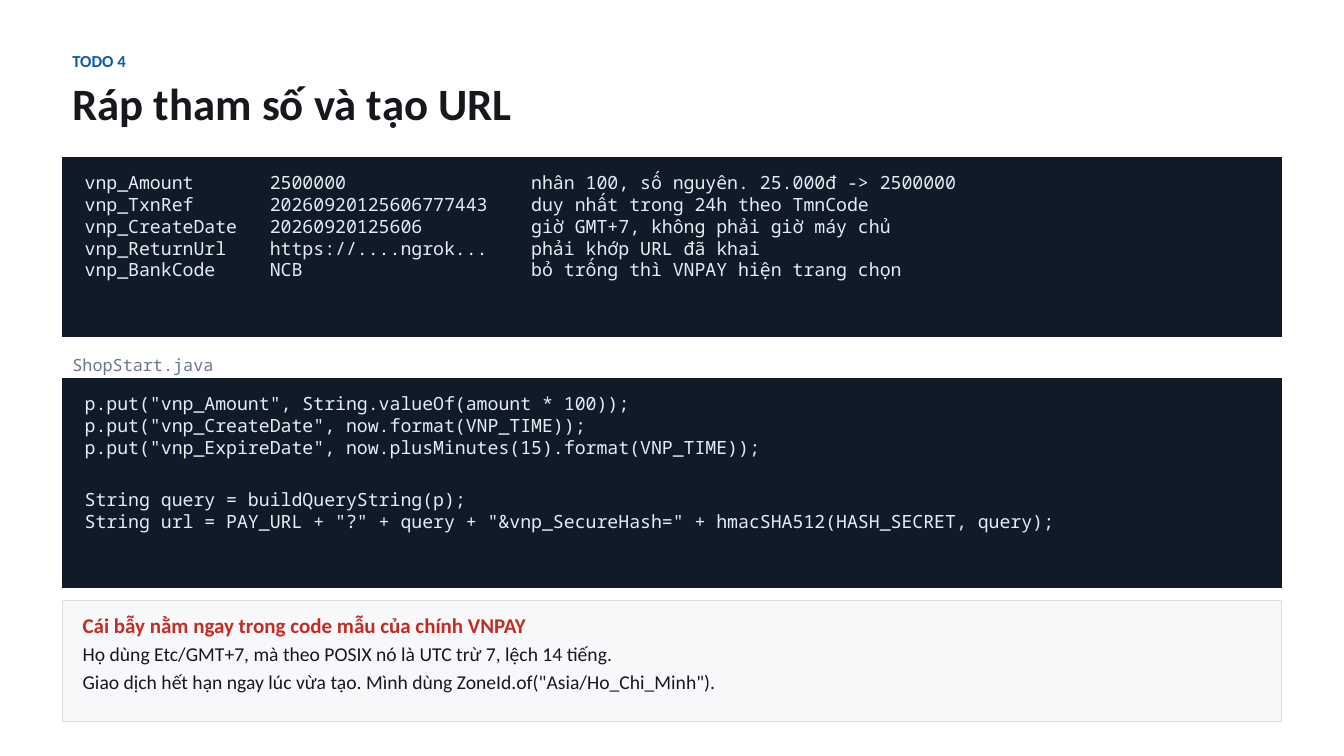
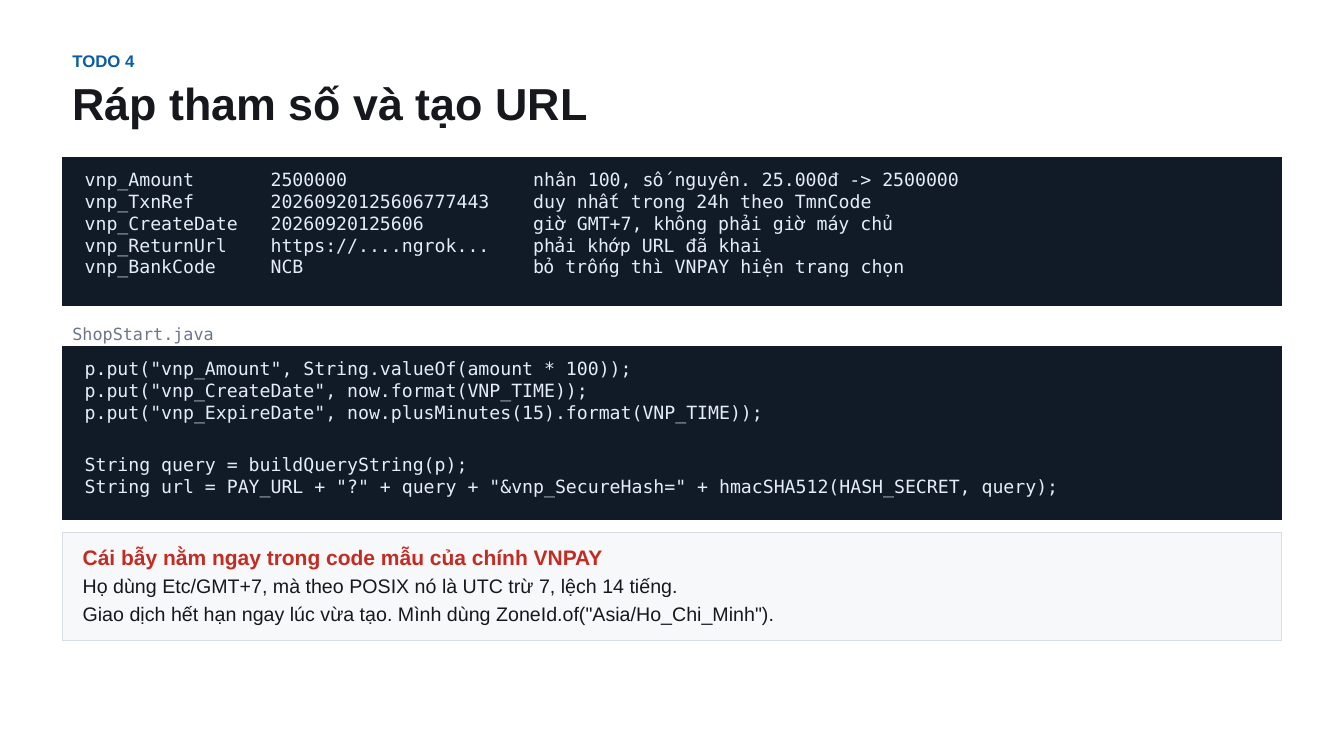
Before and after one commit to conchocon154/vnpay-seminar, a slide deck: slide 9 of VNPAY-seminar.pptx. Drawn at 1344x756 pixels with LibreOffice and Linux fonts; fonts in the diff are those of the drawing. Boxes give left, top, right and bottom in pixels: in the first picture for what was removed or moved away, otherwise in the second. Text is boxed around its words. In the diff, an @@ line names an element or a change of style, - is before the commit and + after.

```diff
--- a/VNPAY-seminar.pptx
+++ b/VNPAY-seminar.pptx
@@ text "TODO 4" at bbox=[72, 55, 587, 129]: font Calibri to Arial @@
@@ rectangle "vnp_Amount 2500000 nhân 100, số ...": place and size @@
-rectangle "vnp_Amount 2500000 nhân 100, số ..." at bbox=[63, 157, 1281, 337]
+rectangle "vnp_Amount 2500000 nhân 100, số ..." at bbox=[63, 157, 1281, 306]
@@ text "ShopStart.java": place and size @@
-text "ShopStart.java" at bbox=[72, 358, 213, 375]
+text "ShopStart.java" at bbox=[72, 327, 213, 344]
@@ font Noto Sans Mono to DejaVu Sans Mono in 3 elements at bbox=[63, 157, 1281, 306], bbox=[72, 327, 213, 344], bbox=[63, 347, 1281, 519] @@
@@ rectangle "p.put("vnp_Amount", String.valueOf(amount * 100));": place and size @@
-rectangle "p.put("vnp_Amount", String.valueOf(amount * 100));" at bbox=[63, 378, 1281, 588]
+rectangle "p.put("vnp_Amount", String.valueOf(amount * 100));" at bbox=[63, 347, 1281, 519]
@@ rectangle "Cái bẫy nằm ngay trong ..." at bbox=[63, 532, 1281, 640]: font Calibri to Arial @@
@@ rectangle "Cái bẫy nằm ngay trong ...": place and size @@
-rectangle "Cái bẫy nằm ngay trong ..." at bbox=[63, 601, 1281, 722]
+rectangle "Cái bẫy nằm ngay trong ..." at bbox=[63, 532, 1281, 640]
```
Also in this commit, not shown: 18 other slides changed, 1 other file.
